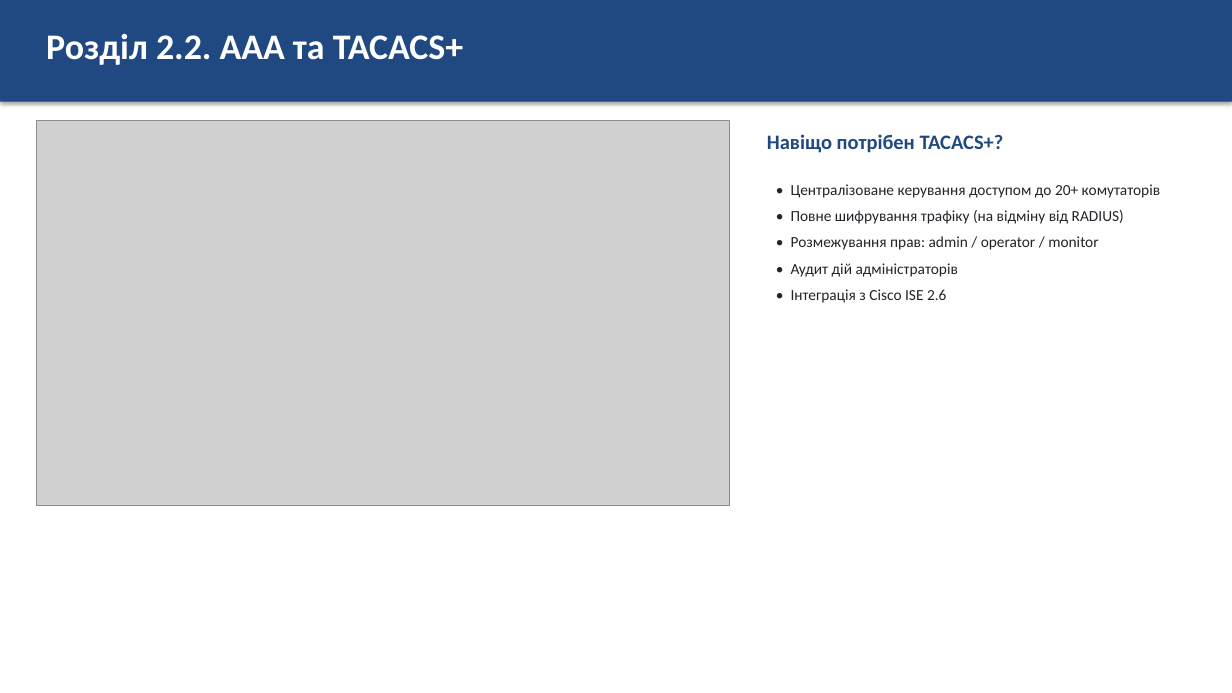
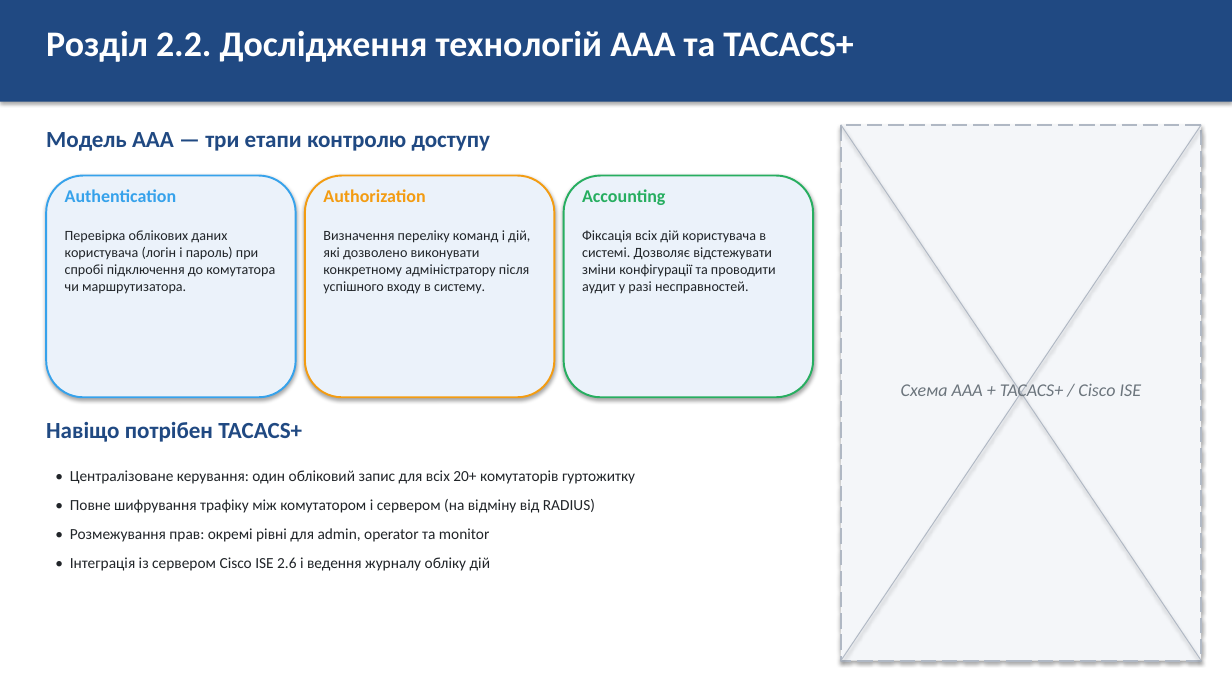
Before and after one commit to luasha67/luasha2532627627, a slide deck: slide 8 of Презентація_звіт_з_практики.pptx (slide 7 before the commit). Drawn at 1232x693 pixels with LibreOffice and Linux fonts; fonts in the diff are those of the drawing; grey boxes stand for pictures. Boxes give left, top, right and bottom in pixels: in the first picture for what was removed or moved away, otherwise in the second. Text is boxed around its words. In the diff, an @@ line names an element or a change of style, - is before the commit and + after.

```diff
--- a/Презентація_звіт_з_практики.pptx
+++ b/Презентація_звіт_з_практики.pptx
@@ text at (46,31,853,62): text changed @@
-Розділ 2.2. AAA та TACACS+
+Розділ 2.2. Дослідження технологій AAA та TACACS+
@@ picture removed at (37,120,730,506) @@
@@ text added at (46,132,490,151), 18 pt, text #204982, bold @@
+Модель AAA — три етапи контролю доступу
@@ rectangle added at (841,125,1202,661), fill #F4F6F9, outline #B0B8C4 1.5 pt dashed @@
@@ line added from (841, 125) to (1202, 661), #B0B8C4 0.75 pt @@
@@ line added from (1202, 125) to (841, 661), #B0B8C4 0.75 pt @@
@@ rounded rectangle added at (46,176,296,397), fill #EBF2FA, outline #36A2EB 1.5 pt @@
@@ rounded rectangle added at (305,176,555,397), fill #EBF2FA, outline #F39C12 1.5 pt @@
@@ rounded rectangle added at (564,176,813,397), fill #EBF2FA, outline #27AE60 1.5 pt @@
@@ text added at (65,189,177,202), 14 pt, text #36A2EB, bold @@
+Authentication
@@ text added at (323,189,425,202), 14 pt, text #F39C12, bold @@
+Authorization
@@ text added at (582,189,665,205), 14 pt, text #27AE60, bold @@
+Accounting
@@ text added at (65,230,275,294), 11 pt, text #212529 @@
+Перевірка облікових даних користувача (логін і пароль) при спробі підключення до комутатора чи маршрутизатора.
@@ text added at (323,230,530,294), 11 pt, text #212529 @@
+Визначення переліку команд і дій, які дозволено виконувати конкретному адміністратору після успішного входу в систему.
@@ text added at (582,230,776,294), 11 pt, text #212529 @@
+Фіксація всіх дій користувача в системі. Дозволяє відстежувати зміни конфігурації та проводити аудит у разі несправностей.
@@ text added at (901,382,1141,402), 14 pt, text #6C757D, italic @@
+Схема AAA + TACACS+ / Cisco ISE
@@ text at (46,422,302,442): text changed; size 16 to 18 pt @@
-Навіщо потрібен TACACS+?
+Навіщо потрібен TACACS+
@@ text at (70,470,635,571): text changed @@
-• Централізоване керування доступом до 20+ комутаторів
-• Повне шифрування трафіку (на відміну від RADIUS)
-• Розмежування прав: admin / operator / monitor
-• Аудит дій адміністраторів
-• Інтеграція з Cisco ISE 2.6
+• Централізоване керування: один обліковий запис для всіх 20+ комутаторів гуртожитку
+• Повне шифрування трафіку між комутатором і сервером (на відміну від RADIUS)
+• Розмежування прав: окремі рівні для admin, operator та monitor
+• Інтеграція із сервером Cisco ISE 2.6 і ведення журналу обліку дій
```
Also in this commit, not shown: 7 other slides changed, 2 slides added, 2 slides removed.
